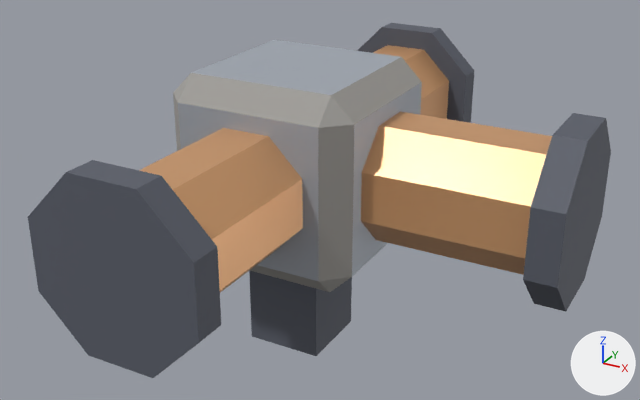
The glTF model arte/modelos/logistica/canos/cano_t/cano_t.glb as it was, and as the next commit left it.
The view is the same before and after, from a 50 mm camera at (0.737, -1.269, 0.913) aimed at (0.061, -0.039, 0.298). The axes (+X, +Y, +Z) are drawn at lower right. The lights are the same throughout. The older version comes first. Vertices at exactly the same position are counted once.

In view in the first picture: 'cano_t'.
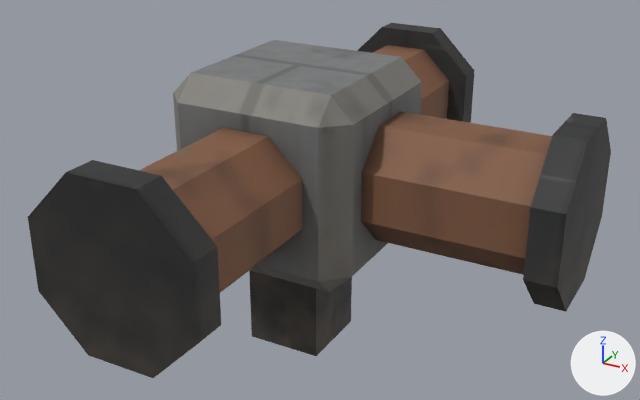
Location of each change, [x1, y1, x2, y2] in pixels of the pictures (640 x 400 px):
'cano_t', recoloured, surface changed (darker)
    both: [28, 23, 611, 378]
part 1 of me_cano_t_corpo, recoloured (darker)
    both: [173, 57, 421, 292]
part 2 of me_cano_t_corpo, recoloured (darker)
    both: [28, 23, 611, 378]
part 3 of me_cano_t_corpo, recoloured (light grey to grey)
    both: [178, 40, 422, 281]
part 4 of me_cano_t_corpo, recoloured (beige to brown)
    both: [139, 45, 552, 292]
part 5 of me_cano_t_corpo, surface changed (darker)
    both: [28, 23, 611, 378]

What the commit changed:
Picture 'cano_t_tex' (img_cano_t_tex) is new.
Material 'cano_t_Tex' (mat_cano_t_tex) is new.
Its texture is img_cano_t_tex.
Its metallic is 0.15.
Its roughness is 0.7.
me_cano_t_corpo has 128 vertices, 188 faces and spans x -0.17..0.5, y -0.5..0.5, z 0.0..0.52.
me_cano_t_corpo is used by ob_cano_t; location (0.0, 0.0, 0.0).
me_cano_t_corpo part 1: all 32 faces that had it switch from mat_p_concreto (grey #a2a09b) to mat_cano_t_tex (picture img_cano_t_tex).
me_cano_t_corpo part 2: all 96 faces that had it switch from mat_p_escuro (dark grey #595d69) to mat_cano_t_tex (picture img_cano_t_tex).
me_cano_t_corpo part 3: all 12 faces that had it switch from mat_p_metal (light grey #adb5bf) to mat_cano_t_tex (picture img_cano_t_tex).
me_cano_t_corpo part 4: all 48 faces that had it switch from mat_p_cobre (beige #e5ad7c) to mat_cano_t_tex (picture img_cano_t_tex).
me_cano_t_corpo part 5: texture (UV) coordinates of 188 of 188 faces, centred in x -0.17..0.5, y -0.5..0.5, z 0.0..0.52, changed; they spanned u 0.0..0.0, v 0.0..0.0 and now span u 0.0..1.0, v 0.0..1.0.
